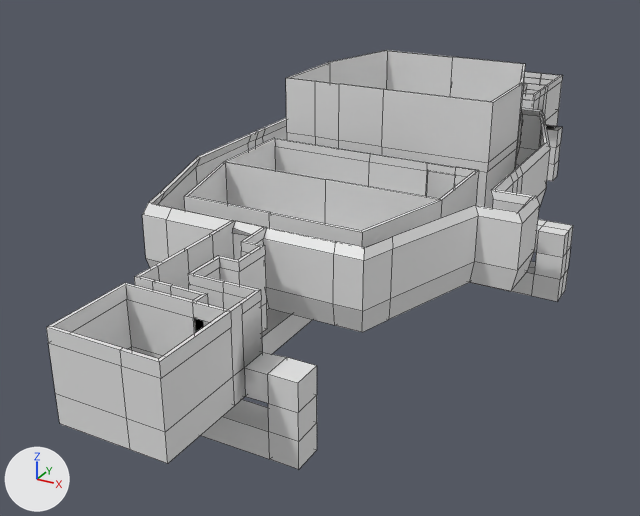
Before and after pictures for a commit that changed the FBX model Unity/GameOff2025/Assets/Resources/Models/SubLevel0.fbx.
One viewpoint serves both versions: a 50 mm camera at (64.3, -61.7, 25.9) aimed at (32.8, -4.5, -2.7). The lights are fixed; the arrows at lower left show +X, +Y and +Z. Mesh edges are drawn as thin lines. Materials are left out; every surface is plain grey. Where no turn or scale is listed for an object, it has been applied to the vertices.
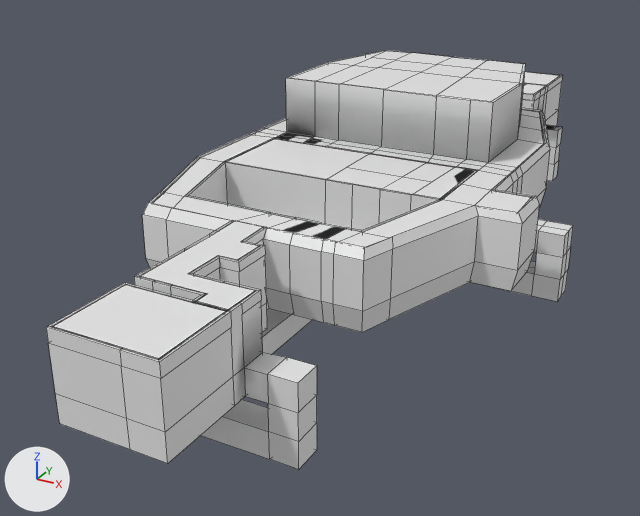
Edits to the bpy script that builds the scene:
```text
Change me_plane_020:
    used by ob_plane_001; location = (35.45, 0.0, 0.0)
    remove me_plane_020.from_pydata(...)  # 873 vertices, 880 faces; spans x -15.5..15.7, y -34.6..34.6, z -3.7..10.1
    add me_plane_020.from_pydata(...)  # 1005 vertices, 1047 faces; spans x -15.5..15.7, y -34.6..34.6, z -3.7..10.1
    me_plane_020 part 1
    82 faces are deleted
    55 vertices are added at x -7.7..10.3, y -18.7..14.7, z -0.1..10.1
    9 new vertices lie (1.9, 0.0, 0.0) away from vertices in x 0.0..1.3, y -18.9..-15.9, z 0.1..5.5
    8 new vertices lie (-3.3, 0.0, 0.0) away from vertices in x 6.6..6.7, y 15.9..16.2, z 0.1..10.1
    8 new vertices lie (2.5, 0.0, 0.0) away from vertices in x -6.7..-6.6, y 15.9..16.2, z 0.1..10.1
    6 new vertices lie (-0.8, 0.0, 0.0) away from vertices in x 6.1..6.2, y -18.9..-18.4, z -0.1..5.5
    5 new vertices lie (4.3, 0.0, 0.0) away from vertices in x 0.0, y 1.2..8.3, z 0.1..10.1
    5 new vertices lie (-1.3, 3.9, 0.0) away from vertices in x 11.1..11.4, y 8.3..8.5, z -0.1..5.4
    5 new vertices lie (-1.1, 3.9, 0.0) away from vertices in x 8.8..8.9, y 8.3..8.4, z -0.1..10.1
    5 new vertices lie (-1.7, 0.0, 0.0) away from vertices in x 8.8..8.9, y 0.0..1.0, z 0.1..10.1
    5 new vertices lie (-2.7, 0.0, 0.0) away from vertices in x 7.1..7.2, y 0.0..1.0, z 0.1..10.1
    6 new vertices lie (1.8, 0.0, 0.0) away from vertices in x 1.3..3.8, y -18.4..-15.9, z -0.1..5.5
    5 new vertices lie (-4.0, 0.0, 0.0) away from vertices in x 0.0..7.6, y -1.0..12.1, z 0.1..10.1
    5 new vertices lie (0.0, 1.0, 0.0) away from vertices in x -8.9..8.9, y -1.0, z 5.5
    5 new vertices lie (2.8, 0.0, 0.0) away from vertices in x -8.9..-8.8, y -1.0..0.0, z 0.1..5.5
    249 new faces join them
```

Location of each change, [x1, y1, x2, y2] in pixels of the pictures (640 x 516 px):
part 1 of me_plane_020, built on: before [263, 50, 550, 325]; after [53, 50, 559, 359]
